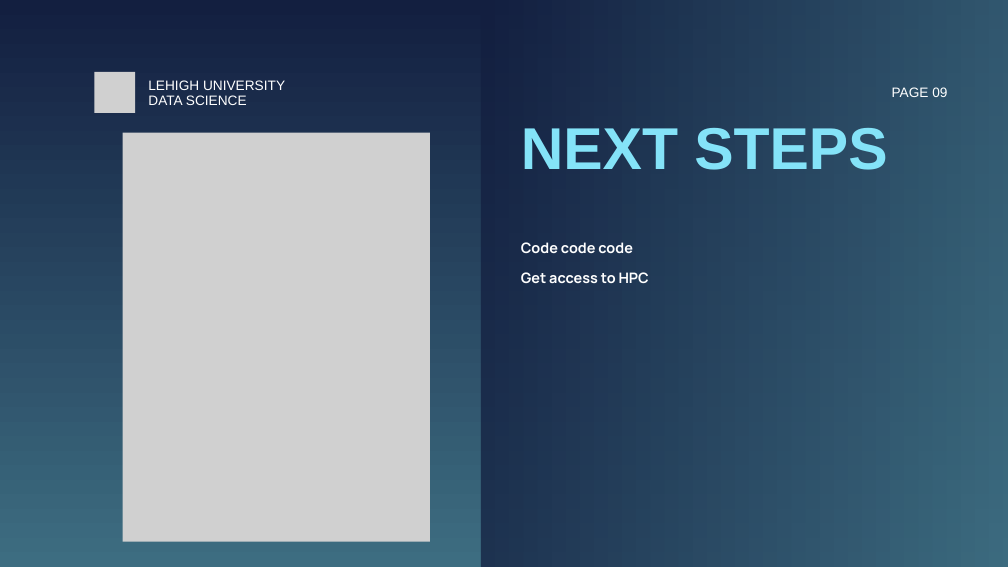
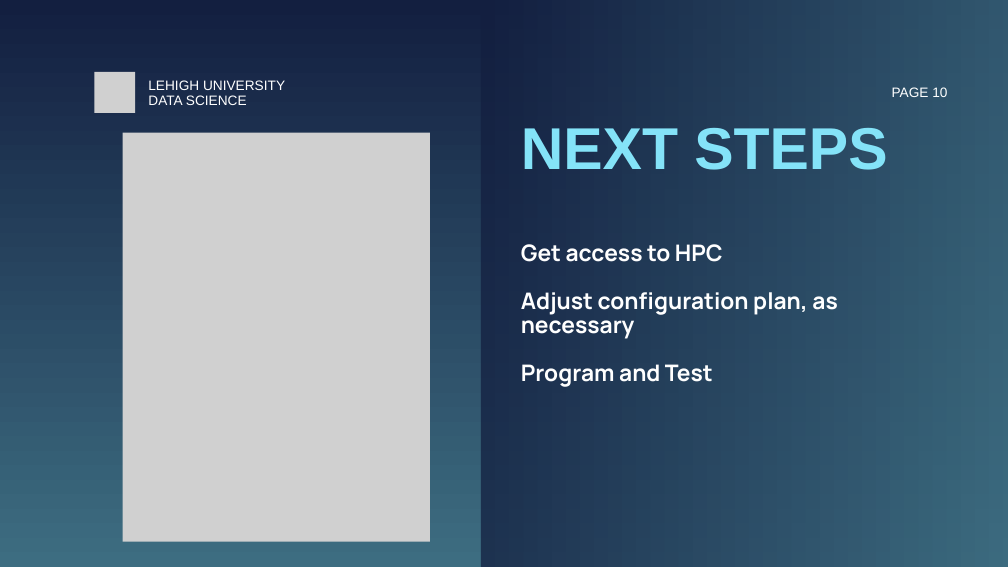
Before and after one commit to EddieMcGowan/AI-Powered_Course_Module_Generator, a slide deck: slide 10 of Project Presentation Draft.pptx (slide 9 before the commit). Drawn at 1008x567 pixels with LibreOffice and Linux fonts; fonts in the diff are those of the drawing; grey boxes stand for pictures. Boxes give left, top, right and bottom in pixels: in the first picture for what was removed or moved away, otherwise in the second. Text is boxed around its words. In the diff, an @@ line names an element or a change of style, - is before the commit and + after.

```diff
--- a/Project Presentation Draft.pptx
+++ b/Project Presentation Draft.pptx
@@ text at [892, 87, 947, 97]: text changed @@
-PAGE 09
+PAGE 10
@@ text at [521, 242, 633, 253]: paragraph removed @@
-Code code code
@@ text at [521, 244, 723, 262]: size 20.6 to 32.6 pt in "Get access to HPC"; line spacing 21.8pt to 34.5pt @@
@@ text at [521, 292, 837, 387]: paragraphs added @@
+Adjust configuration plan, as necessary
+Program and Test
```
Also in this commit, not shown: 6 other slides changed, 1 slide added, 1 slide removed.
